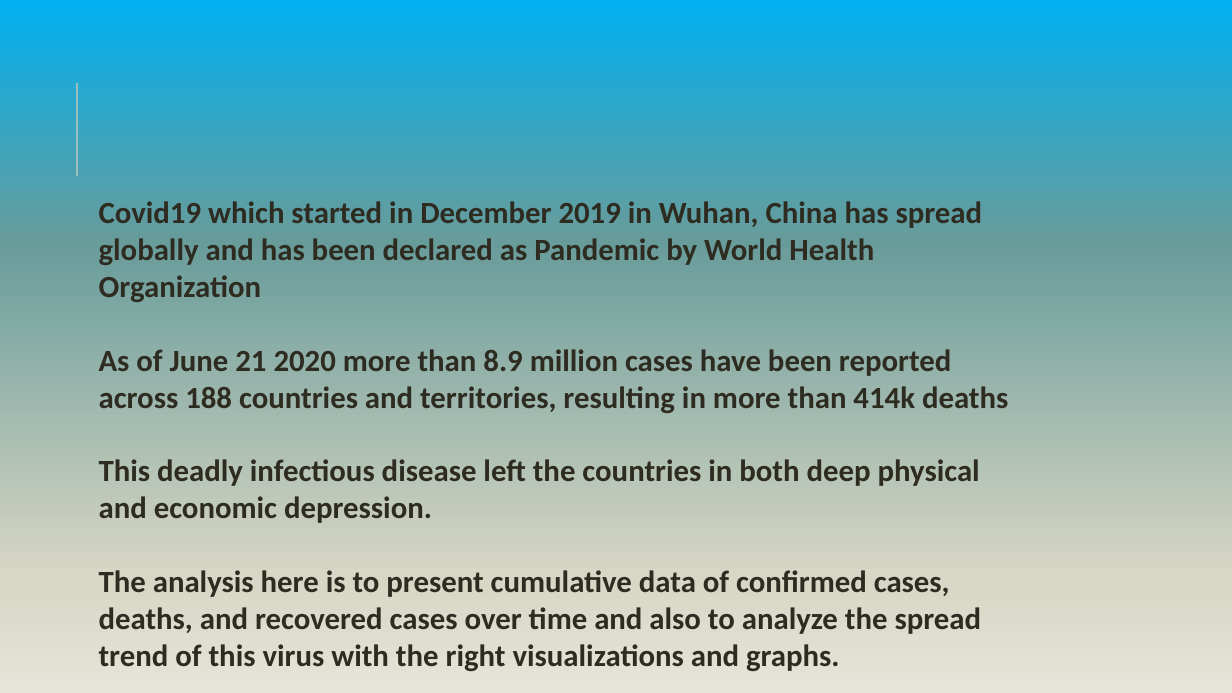
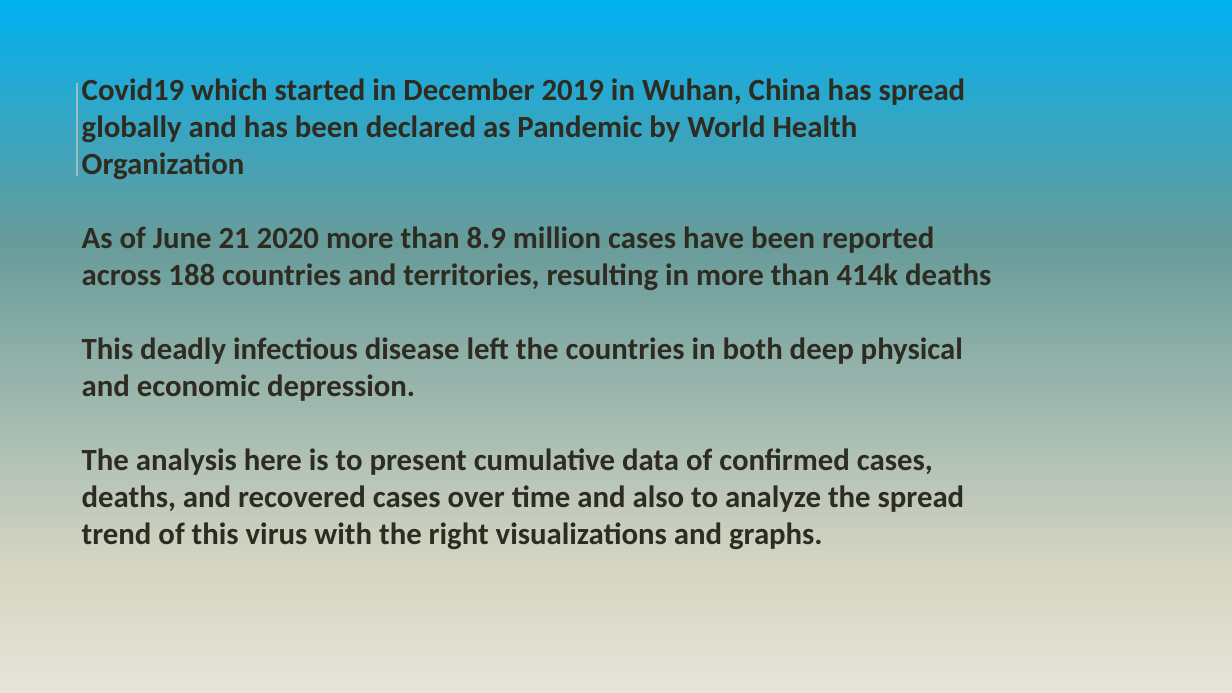
Before and after one commit to GHvvpandu/CourseraCapstoneProject, a slide deck: slide 2 of Coursera_Capstone_Presentataion.pptx. Drawn at 1232x693 pixels with LibreOffice and Linux fonts; fonts in the diff are those of the drawing. Boxes give left, top, right and bottom in pixels: in the first picture for what was removed or moved away, otherwise in the second. Text is boxed around its words. In the diff, an @@ line names an element or a change of style, - is before the commit and + after.

```diff
--- a/Coursera_Capstone_Presentataion.pptx
+++ b/Coursera_Capstone_Presentataion.pptx
@@ text "Covid19 which started in December ...": place and size @@
-text "Covid19 which started in December ..." at <box>99,201,1008,671</box>
+text "Covid19 which started in December ..." at <box>82,78,991,549</box>
```
Also in this commit, not shown: 6 other slides changed, 2 slides added, 2 slides removed.
